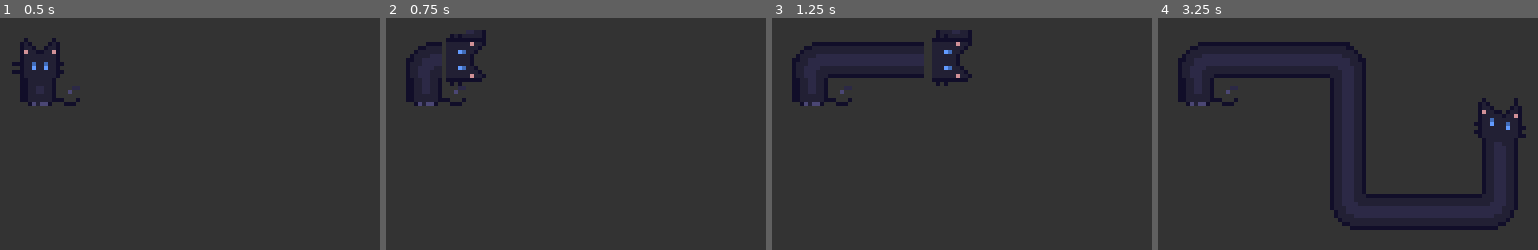
Above: before the commit, frames 1-4 (left to right).
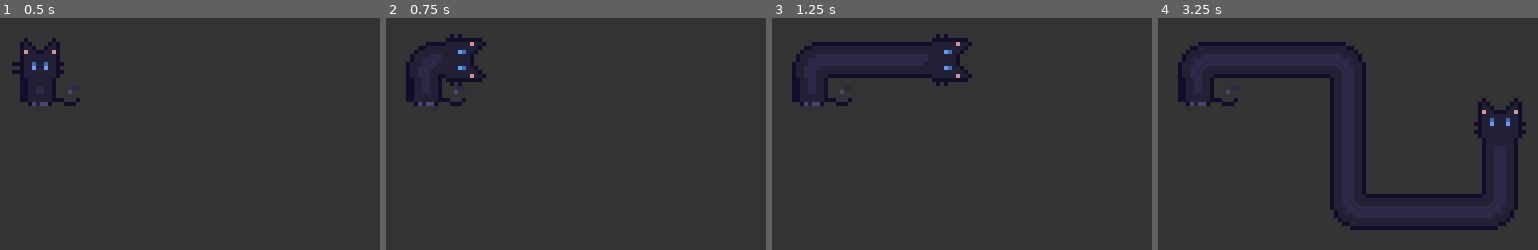
Above: after the commit, the same moments.

Repository: RecorderYvaine/loooong_cat
Game: Godot game, scene res://src/Main.tscn
Same seed, same stepped clock (60 frames per second), same inputs: the game is played once before the commit and once after it.
Inputs:
- Up to frame 1 (0.5 s): no input
- Up to frame 2 (0.75 s): tap Enter at 0.5 s; hold Right (ui_right) from 0.53 s (still down)
- Up to frame 3 (1.25 s): keep holding Right (ui_right)
- Up to frame 4 (3.25 s): release Right (ui_right) at 1.28 s; hold Down (ui_down) 1.28-2.03 s; hold Right (ui_right) 2.03-2.78 s; hold Up (ui_up) from 2.78 s (still down)

Frame 1 is identical in both runs. In frame 2, 0.1% of the frame differs, in the area x 5-27%, y 5-26%; in frame 3, 0.2%; in frame 4, 0.3%, in the area x 5-97%, y 10-52%.

Commit message:
fix: restore middle segment indentations to fix inner-edge overlap artifacts, smooth head rotation based on turn distance, disable tap-to-move during turns, and hide upper body during turns

Diff:
--- a/src/cat/LongCat.gd
+++ b/src/cat/LongCat.gd
@@ -33,12 +33,26 @@
 
 func _process(delta: float) -> void:
     var raw_input = get_input_dir()
-    var is_tap = (raw_input != Vector2.ZERO and prev_raw_input != raw_input)
+
+    # 检测是否在转弯中
+    var in_turn = false
+    if path.size() > 2:
+        var dist_to_prev = path[-1].distance_to(path[-2])
+        if dist_to_prev > 0.0 and dist_to_prev < MIN_TURN_DIST:
+            in_turn = true
+
+    # 如果正在转弯，且没有按下相反方向（后退），则强制继续前进直到转弯完成
+    if in_turn and raw_input != -current_dir:
+        raw_input = current_dir
+
+    var is_tap = false
+    if not in_turn:
+        is_tap = (raw_input != Vector2.ZERO and prev_raw_input != raw_input)
     prev_raw_input = raw_input
 
     var input_dir = raw_input
 
-    # 遇到拐角后的停顿逻辑：要求松开按键或换方向才能继续
+    # 遇到拐角后的停顿逻辑
     if raw_input == Vector2.ZERO:
         blocked_input_dir = Vector2.ZERO
     elif raw_input == blocked_input_dir:
@@ -48,14 +62,13 @@
 
     if input_dir != Vector2.ZERO:
         var step = speed * delta
-        # 短按时至少走 1 像素，方便微调
         if is_tap:
             step = max(step, 1.0)
 
         move_cat(input_dir, step)
         update_head_frame(input_dir)
     else:
-        head_sprite.frame = 0 # Idle
+        head_sprite.frame = 0
 
     update_visuals()
 
@@ -184,20 +197,34 @@
     elif input_dir == -seg_dir:
         head_sprite.frame = 4
     else:
+        # Turning, keep frame 3 (forward)
         head_sprite.frame = 3
 
 func update_visuals() -> void:
     head_group.position = path[-1]
 
+    var in_turn = false
+    var head_dist = 0.0
+    if path.size() > 2:
+        head_dist = path[-1].distance_to(path[-2])
+        if head_dist > 0.0 and head_dist < MIN_TURN_DIST:
+            in_turn = true
+
+    # 转弯时隐藏上身，让动画完全由拐角图负责
+    top_body.visible = !in_turn
+
     var target_rotation = current_dir.angle() - (-PI/2)
-    var current_rot = head_group.rotation
-    var rot_diff = wrapf(target_rotation - current_rot, -PI, PI)
-    head_group.rotation = current_rot + rot_diff * (20.0 * get_process_delta_time())
-
-    top_body.position = -current_dir * 5.5
-    top_body.rotation = current_dir.angle() - (-PI/2)
-
-    # 修复多余像素和错位：复用现有的节点，不再每帧 queue_free() 整个列表
+    if in_turn:
+        var prev_dir = (path[-2] - path[-3]).normalized()
+        if prev_dir == Vector2.ZERO: prev_dir = current_dir
+        var prev_rot = prev_dir.angle() - (-PI/2)
+
+        var progress = head_dist / MIN_TURN_DIST
+        var diff = wrapf(target_rotation - prev_rot, -PI, PI)
+        head_group.rotation = prev_rot + diff * progress
+    else:
+        head_group.rotation = target_rotation
+
     var seg_count = path.size() - 1
     var current_children = middle_segments.get_children()
 
@@ -218,11 +245,23 @@
             var p2 = path[i+1]
             var dir = (p2 - p1).normalized()
 
-            if i == path.size() - 2:
-                p2 -= dir * 7.0
-
-            var dist = p1.distance_to(p2)
-            if dist > 0.0:
+            # 恢复缩进，防止直条身体越过拐角的中心点导致交叉（错位和多余像素的根源）
+            if i > 0:
+                p1 += dir * 4.5
+
+            if i < path.size() - 2:
+                p2 -= dir * 4.5
+            else:
+                if in_turn:
+                    # 在转弯时，由于不画最后这节中间身子（交给转弯动画），所以把 p2 退回到 p1 后方
+                    p2 = p1 - dir * 1.0
+                else:
+                    # 离开转角后，给猫头上边的 TopBody 留出 7.0 像素空间
+                    p2 -= dir * 7.0
+
+            var seg_vec = p2 - p1
+            if seg_vec.dot(dir) > 0.0:
+                var dist = seg_vec.length()
                 seg.region_rect = Rect2(0, 0, 9, dist)
                 seg.position = (p1 + p2) / 2.0
                 seg.rotation = dir.angle() - (-PI/2)
